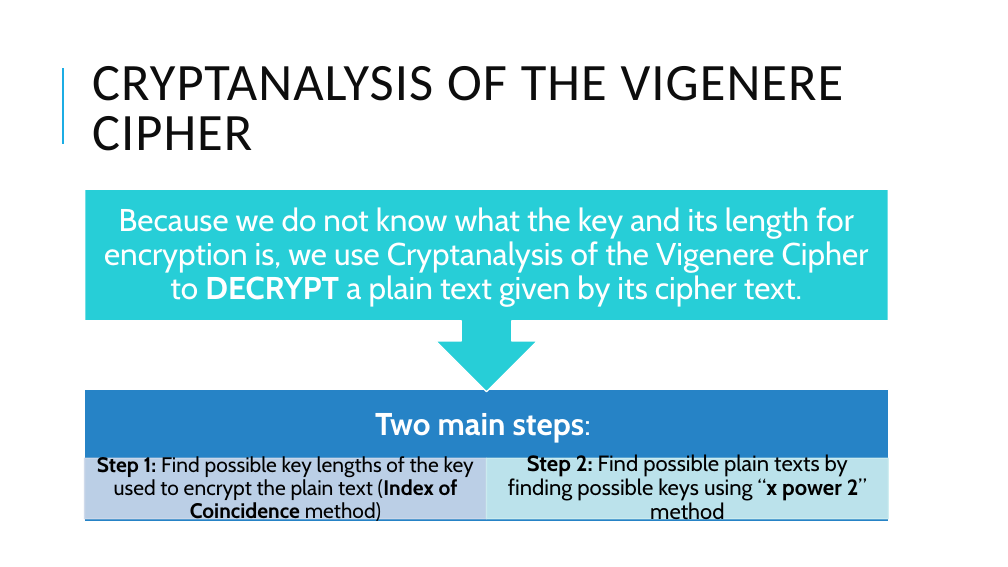
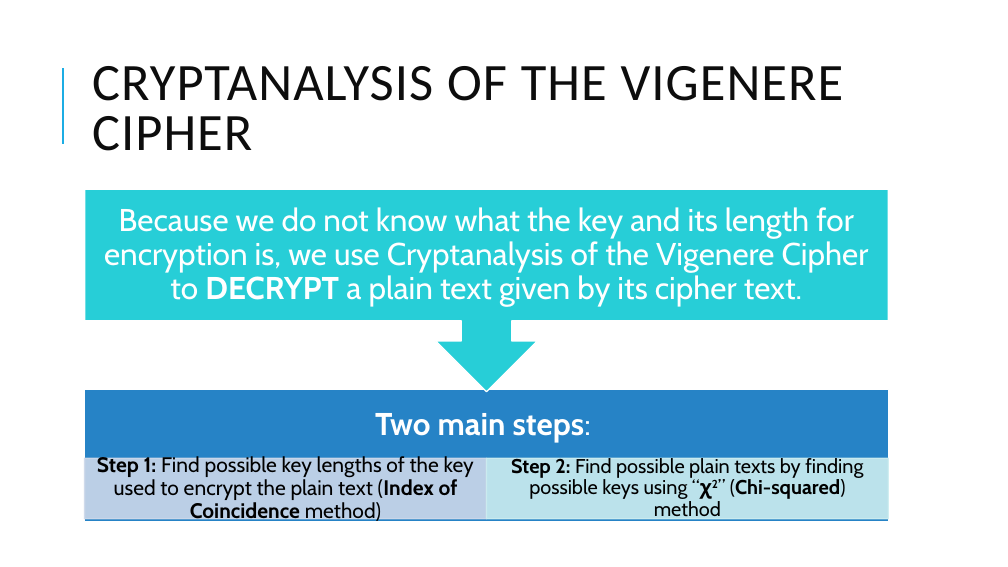
Before and after one commit to ducphamle2/vigenere-cipher-information-security, a slide deck: slide 4 of vigenere.pptx. Drawn at 1008x567 pixels with LibreOffice and Linux fonts; fonts in the diff are those of the drawing. Boxes give left, top, right and bottom in pixels: in the first picture for what was removed or moved away, otherwise in the second. Text is boxed around its words. In the diff, an @@ line names an element or a change of style, - is before the commit and + after.

Commit message:
update slide

```diff
--- a/vigenere.pptx
+++ b/vigenere.pptx
@@ text at bbox=[511, 456, 863, 521]: text changed; size 21 to 19 pt @@
-Step 2: Find possible plain texts by finding possible keys using “x power 2” method
+Step 2: Find possible plain texts by finding possible keys using “χ2” (Chi-squared) method
```
Also in this commit, not shown: 2 other slides changed, 2 slides added, 1 slide removed.
